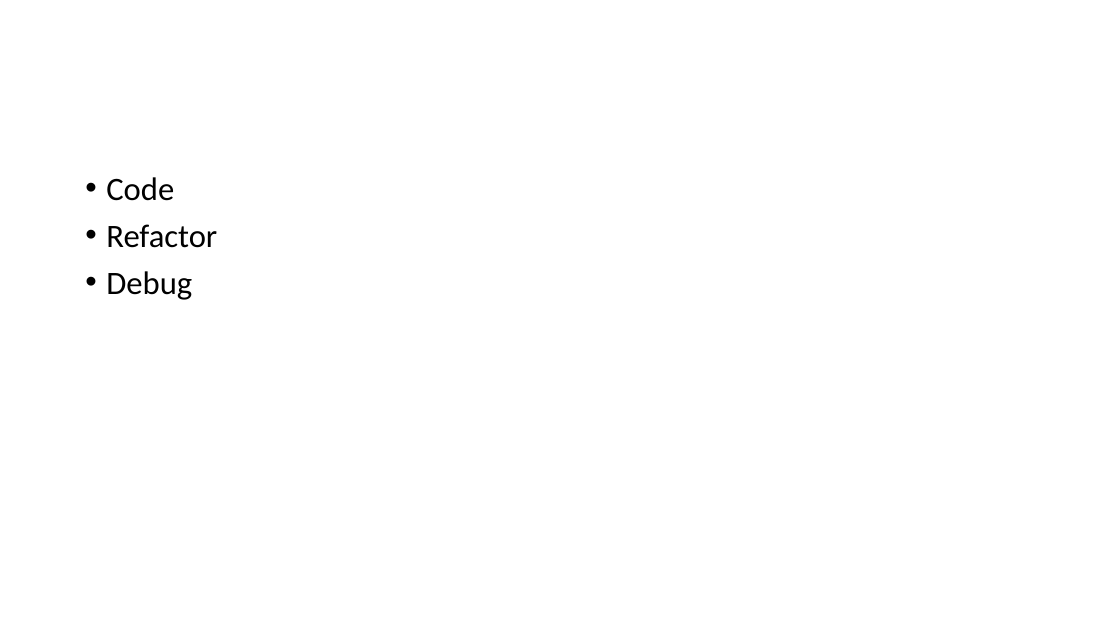
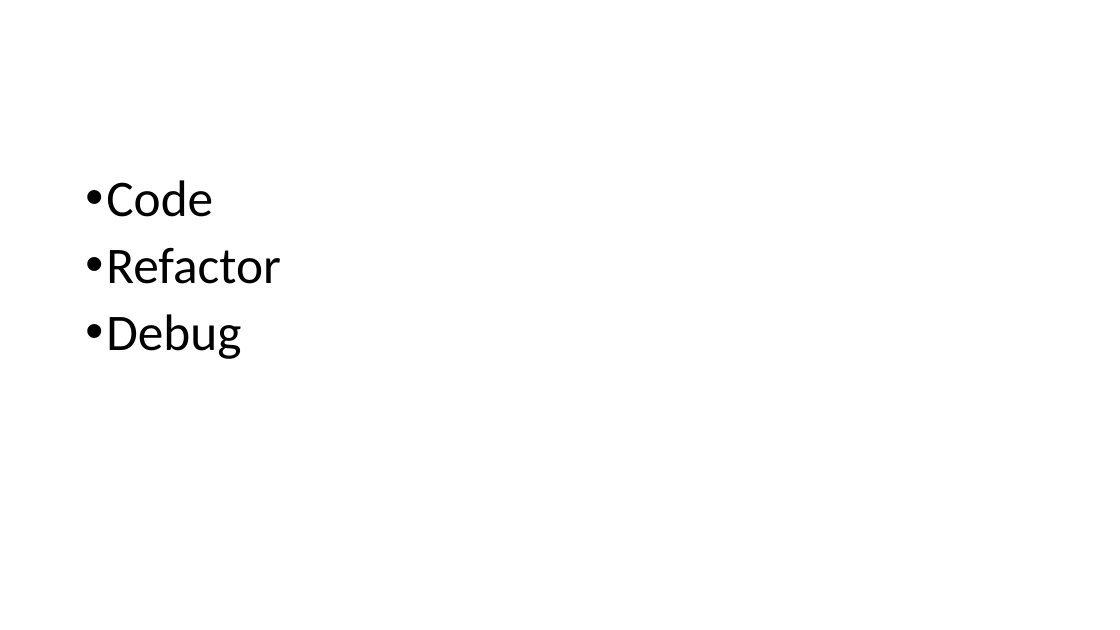
Before and after one commit to guillaume-chervet/course.dotnet, a slide deck: slide 72 of documentations/dotnet.pptx (slide 66 before the commit). Drawn at 1120x630 pixels with LibreOffice and Linux fonts; fonts in the diff are those of the drawing. Boxes give left, top, right and bottom in pixels: in the first picture for what was removed or moved away, otherwise in the second. Text is boxed around its words. In the diff, an @@ line names an element or a change of style, - is before the commit and + after.

Commit message:
update

```diff
--- a/documentations/dotnet.pptx
+++ b/documentations/dotnet.pptx
@@ text "Code" at (x1=106, y1=180, x2=281, y2=359): size 28 to 44 pt @@
```
Also in this commit, not shown: 3 other slides changed, 13 slides added.
